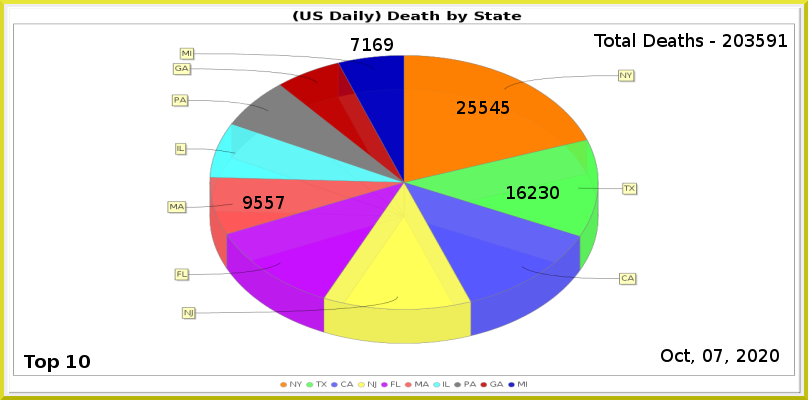
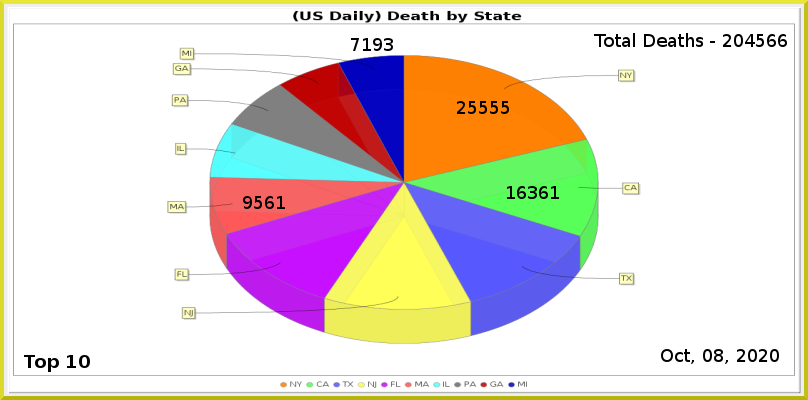
Layered file, before and after one edit (808 × 400). Changes by layer:
painted on "Least" over 373, 38, 393, 51
painted on "MA" over 265, 196, 285, 209
painted on "CA" over 528, 186, 559, 199
painted on "NY" over 490, 101, 500, 114
renamed "Total Deaths - 203591" to "Total Deaths - 204566", painted on it over 745, 34, 787, 47
painted on "Current Date" over 714, 349, 723, 362
painted on "Death_by_State.png" over 167, 48, 641, 388
